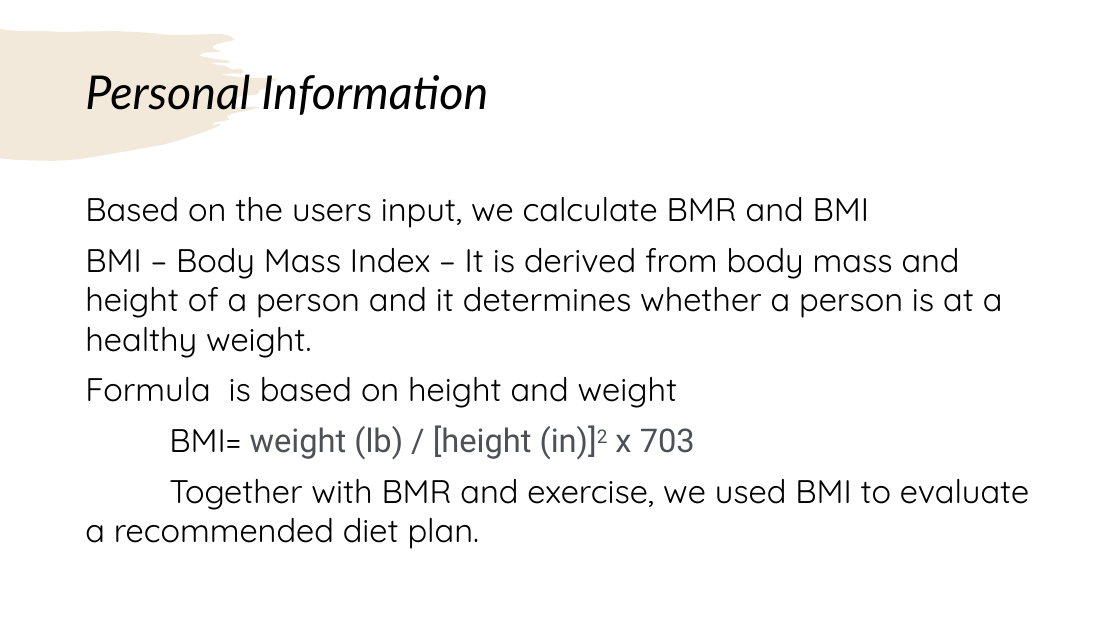
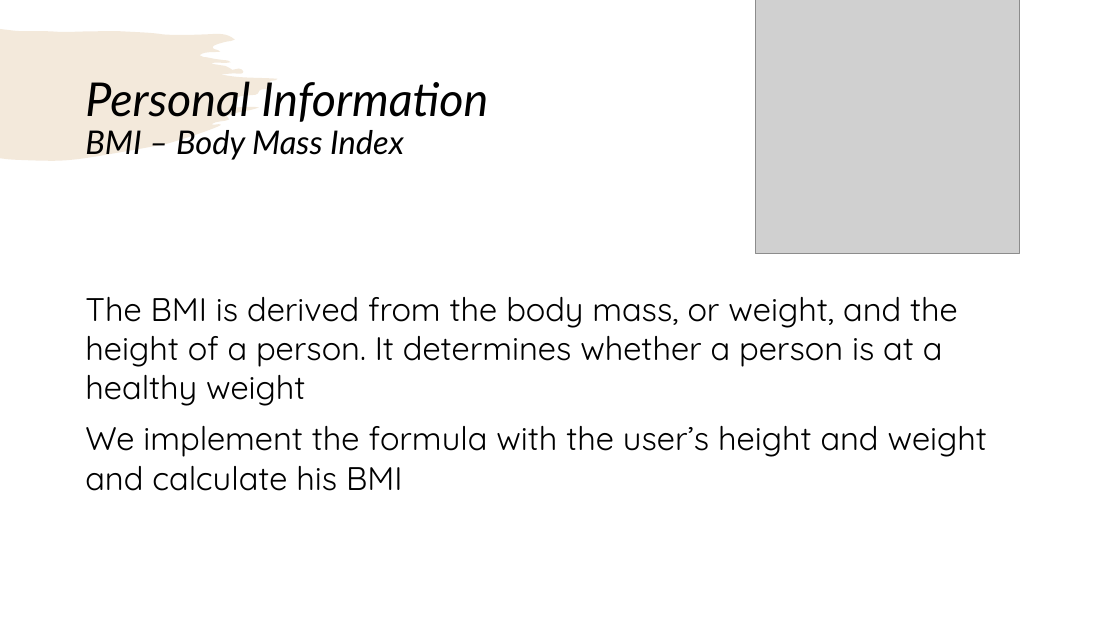
Before and after one commit to alizapeikes/DistributedSystem, a slide deck: slide 8 of About Calorie Counter.pptx (slide 6 before the commit). Drawn at 1120x630 pixels with LibreOffice and Linux fonts; fonts in the diff are those of the drawing; grey boxes stand for pictures. Boxes give left, top, right and bottom in pixels: in the first picture for what was removed or moved away, otherwise in the second. Text is boxed around its words. In the diff, an @@ line names an element or a change of style, - is before the commit and + after.

```diff
--- a/About Calorie Counter.pptx
+++ b/About Calorie Counter.pptx
@@ picture added at bbox=[756, 0, 1019, 254] @@
@@ title at bbox=[85, 81, 488, 160]: text changed @@
-Personal Information
+Personal Information
+BMI – Body Mass Index
@@ text at bbox=[85, 297, 987, 491]: text changed @@
-Based on the users input, we calculate BMR and BMI
-BMI – Body Mass Index – It is derived from body mass and height of a person and it determines whether a person is at a healthy weight.
-Formula is based on height and weight
-BMI= weight (lb) / [height (in)]2 x 703
-Together with BMR and exercise, we used BMI to evaluate a recommended diet plan.
+The BMI is derived from the body mass, or weight, and the height of a person. It determines whether a person is at a healthy weight
+We implement the formula with the user’s height and weight and calculate his BMI
```
Also in this commit, not shown: 3 other slides changed, 4 slides added, 1 slide removed.
